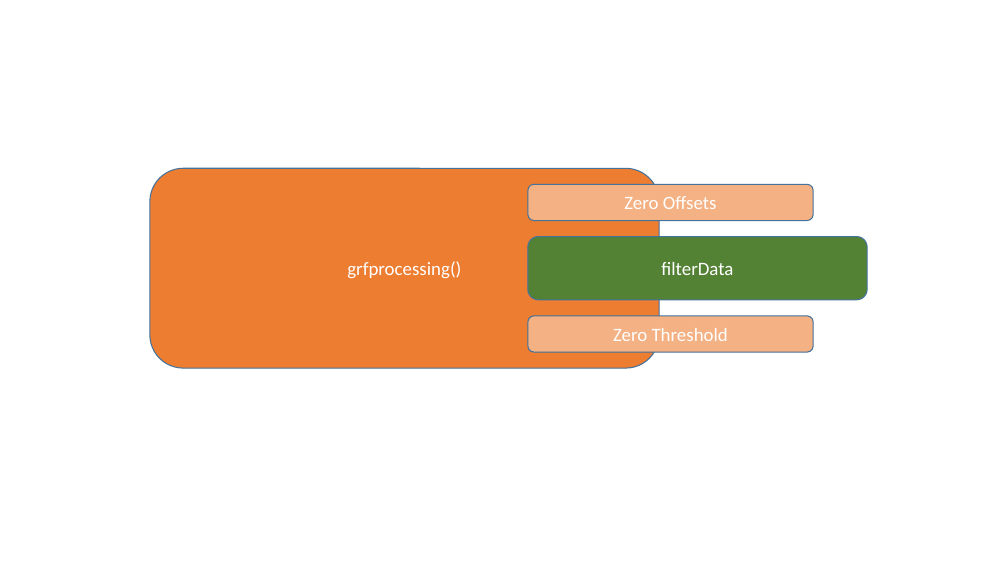
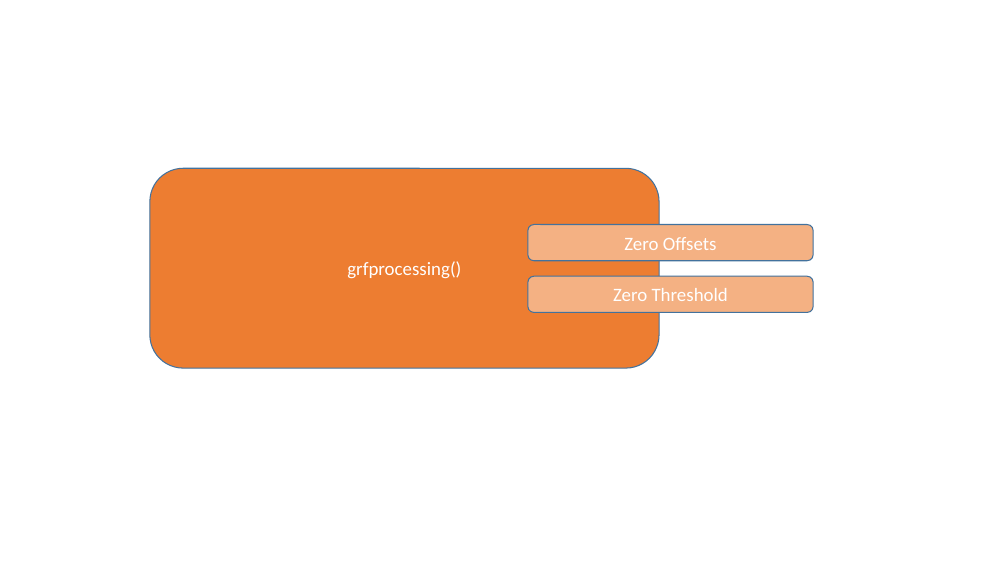
Before and after one commit to linkedinyou/c3d2OpenSim, a slide deck: slide 6 of documentation/imageWorks.pptx. Drawn at 1008x567 pixels with LibreOffice and Linux fonts; fonts in the diff are those of the drawing. Boxes give left, top, right and bottom in pixels: in the first picture for what was removed or moved away, otherwise in the second. Text is boxed around its words. In the diff, an @@ line names an element or a change of style, - is before the commit and + after.

```diff
--- a/documentation/imageWorks.pptx
+++ b/documentation/imageWorks.pptx
@@ rounded rectangle "Zero Offsets": place and size @@
-rounded rectangle "Zero Offsets" at bbox=[528, 185, 813, 221]
+rounded rectangle "Zero Offsets" at bbox=[528, 225, 813, 261]
@@ rounded rectangle removed at bbox=[528, 237, 867, 300] @@
-filterData
@@ rounded rectangle "Zero Threshold": place and size @@
-rounded rectangle "Zero Threshold" at bbox=[528, 316, 813, 352]
+rounded rectangle "Zero Threshold" at bbox=[528, 276, 813, 312]
```
Also in this commit, not shown: 1 other slide changed.
